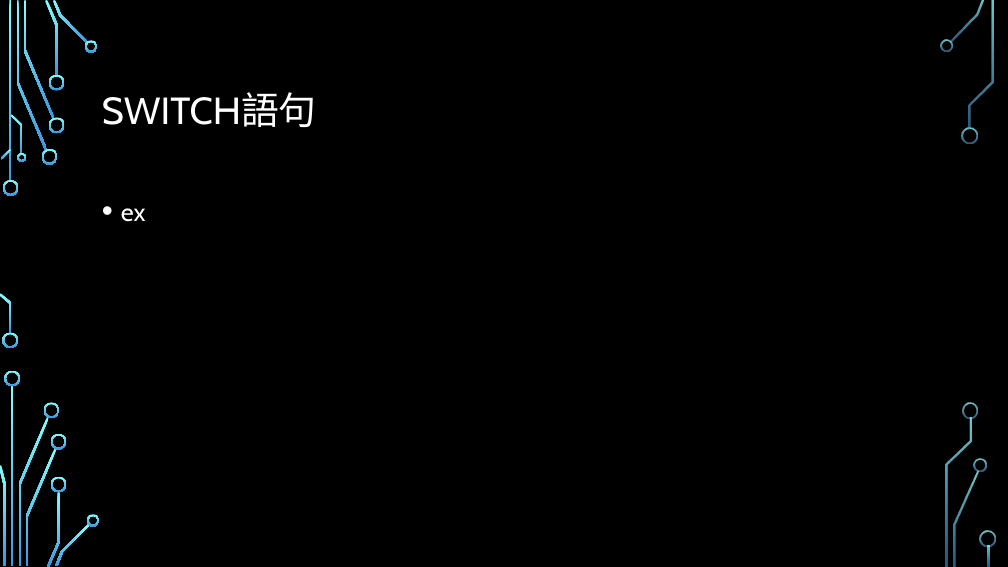
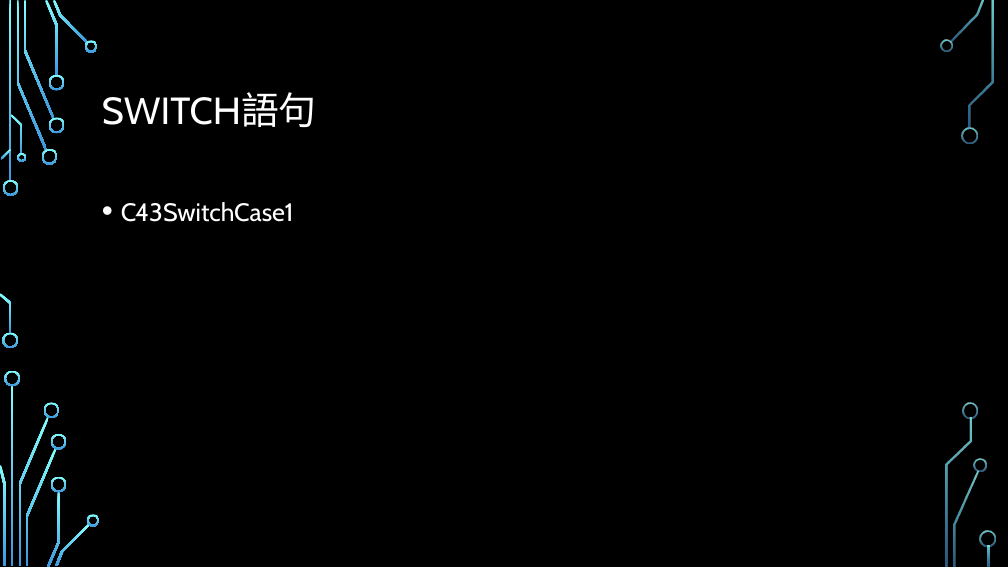
Before and after one commit to Alvin-Lo0729/ncut-java, a slide deck: slide 9 of doc/JAVA0123.pptx. Drawn at 1008x567 pixels with LibreOffice and Linux fonts; fonts in the diff are those of the drawing; background and template pictures are left out. Boxes give left, top, right and bottom in pixels: in the first picture for what was removed or moved away, otherwise in the second. Text is boxed around its words. In the diff, an @@ line names an element or a change of style, - is before the commit and + after.

Commit message:
update ppt

```diff
--- a/doc/JAVA0123.pptx
+++ b/doc/JAVA0123.pptx
@@ text at [121, 202, 294, 222]: text changed @@
-• ex
+• C43SwitchCase1
```
Also in this commit, not shown: 2 slides added, 1 slide removed, 2 other files.
